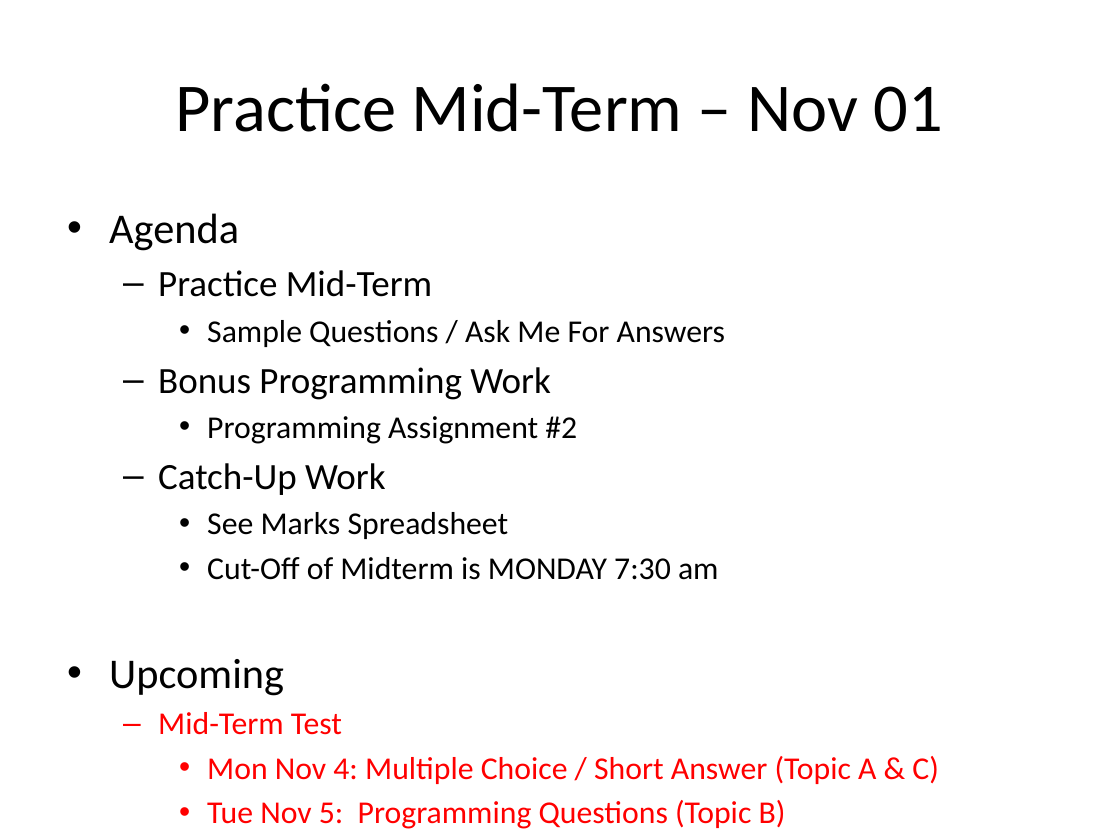
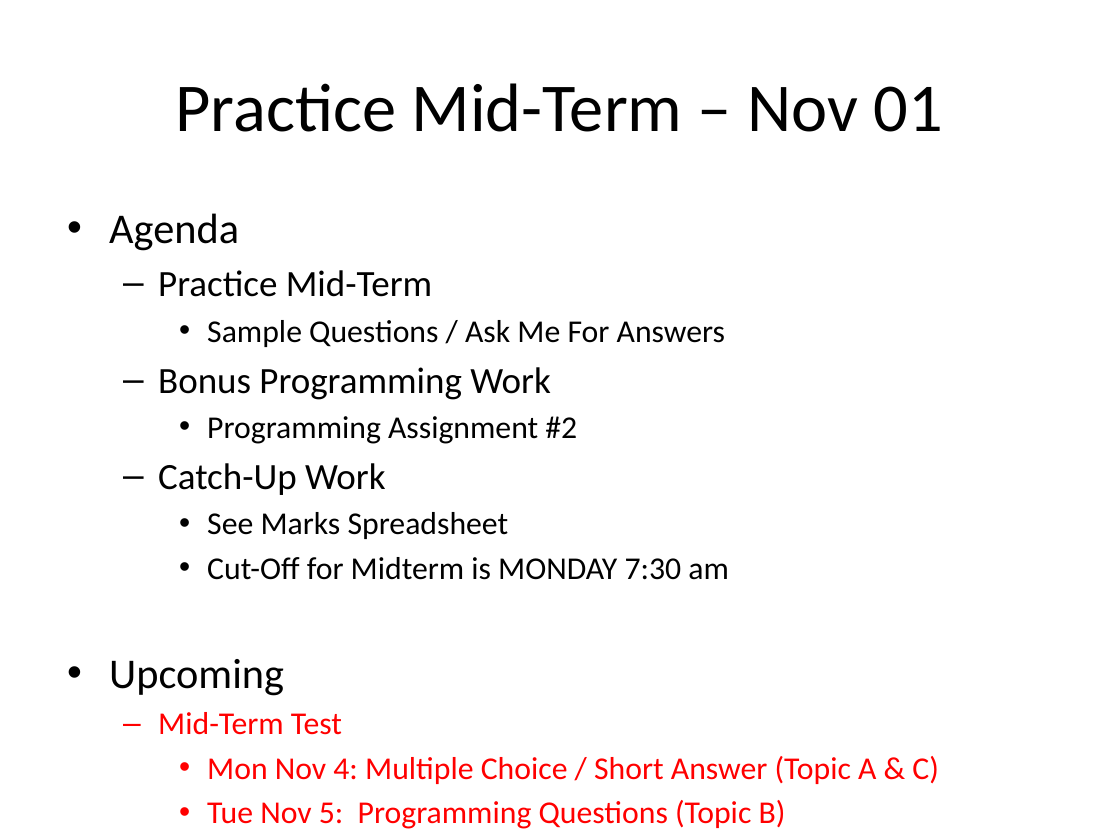
Before and after one commit to Greg5519/ICS2O0, a slide deck: slide 1 of Daily Agendas/Day9.5_PracticeMidTerm.pptx. Drawn at 1120x840 pixels with LibreOffice and Linux fonts; fonts in the diff are those of the drawing. Boxes give left, top, right and bottom in pixels: in the first picture for what was removed or moved away, otherwise in the second. Text is boxed around its words. In the diff, an @@ line names an element or a change of style, - is before the commit and + after.

```diff
--- a/Daily Agendas/Day9.5_PracticeMidTerm.pptx
+++ b/Daily Agendas/Day9.5_PracticeMidTerm.pptx
@@ text at bbox=[207, 557, 729, 580]: text changed @@
-    • Cut-Off of Midterm is MONDAY 7:30 am
+    • Cut-Off for Midterm is MONDAY 7:30 am
```
